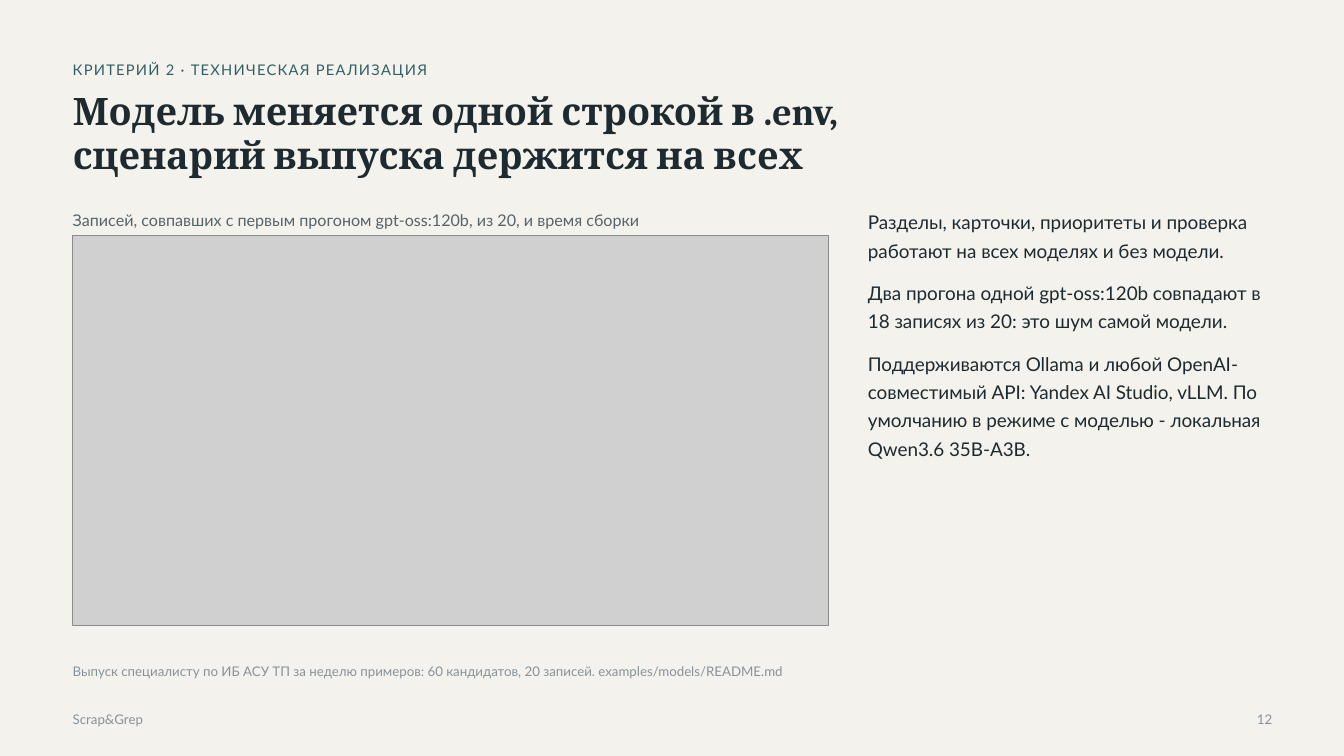
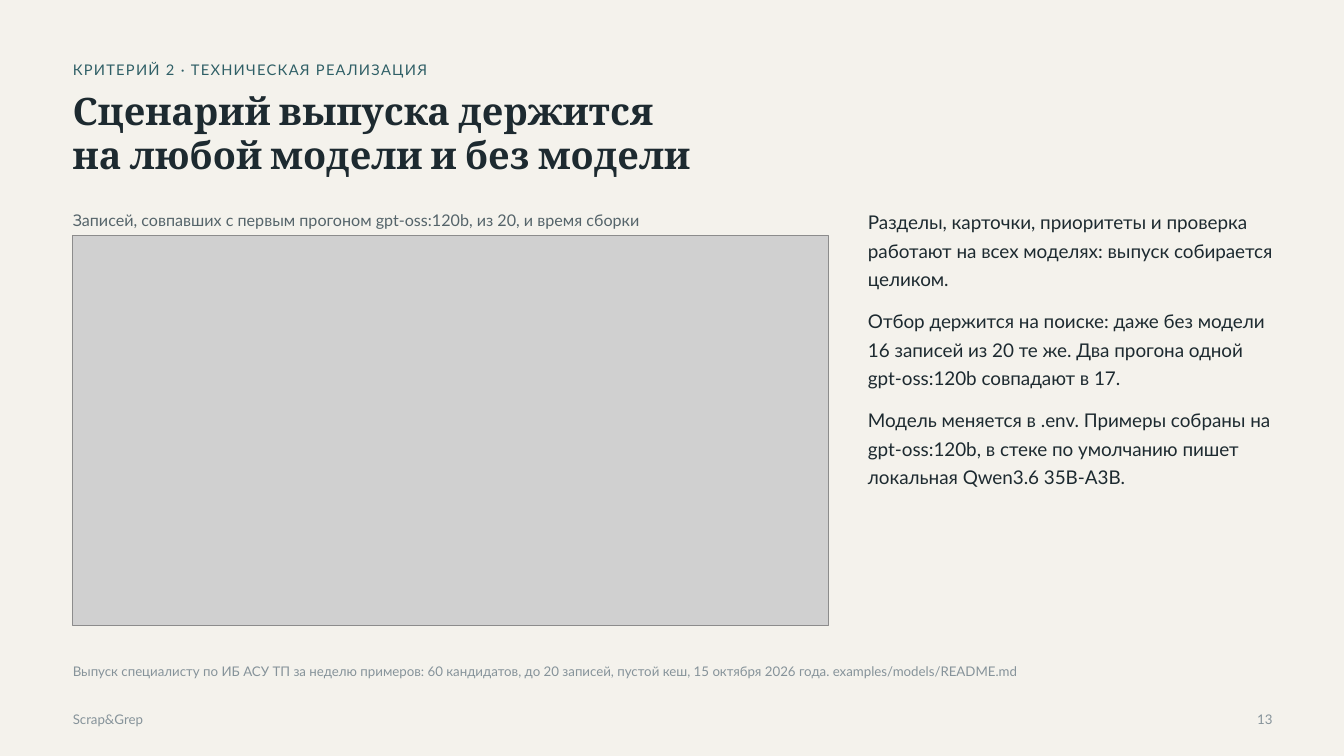
Before and after one commit to verikirill/scrap-and-grep, a slide deck: slide 13 of docs/presentation/scrapgrep.pptx (slide 12 before the commit). Drawn at 1344x756 pixels with LibreOffice and Linux fonts; fonts in the diff are those of the drawing; grey boxes stand for pictures. Boxes give left, top, right and bottom in pixels: in the first picture for what was removed or moved away, otherwise in the second. Text is boxed around its words. In the diff, an @@ line names an element or a change of style, - is before the commit and + after.

```diff
--- a/docs/presentation/scrapgrep.pptx
+++ b/docs/presentation/scrapgrep.pptx
@@ text at [73, 96, 690, 177]: text changed @@
-Модель меняется одной строкой в .env,
-сценарий выпуска держится на всех
+Сценарий выпуска держится
+на любой модели и без модели
@@ text at [868, 215, 1272, 290]: text changed @@
-Разделы, карточки, приоритеты и проверка работают на всех моделях и без модели.
+Разделы, карточки, приоритеты и проверка работают на всех моделях: выпуск собирается целиком.
@@ text at [868, 314, 1265, 389]: text changed @@
-Два прогона одной gpt-oss:120b совпадают в 18 записях из 20: это шум самой модели.
+Отбор держится на поиске: даже без модели 16 записей из 20 те же. Два прогона одной gpt-oss:120b совпадают в 17.
@@ text at [868, 413, 1270, 487]: text changed @@
-Поддерживаются Ollama и любой OpenAI-совместимый API: Yandex AI Studio, vLLM. По умолчанию в режиме с моделью - локальная Qwen3.6 35B-A3B.
+Модель меняется в .env. Примеры собраны на gpt-oss:120b, в стеке по умолчанию пишет локальная Qwen3.6 35B-A3B.
@@ text at [73, 666, 1017, 678]: text changed @@
-Выпуск специалисту по ИБ АСУ ТП за неделю примеров: 60 кандидатов, 20 записей. examples/models/README.md
+Выпуск специалисту по ИБ АСУ ТП за неделю примеров: 60 кандидатов, до 20 записей, пустой кеш, 15 октября 2026 года. examples/models/README.md
@@ page number removed at [1257, 714, 1272, 724] @@
-12
@@ text added at [1257, 714, 1272, 724], 9.5 pt, text #86939A @@
+13
```
Also in this commit, not shown: 17 other slides changed, 6 slides added, 4 slides removed, 1 other file.
